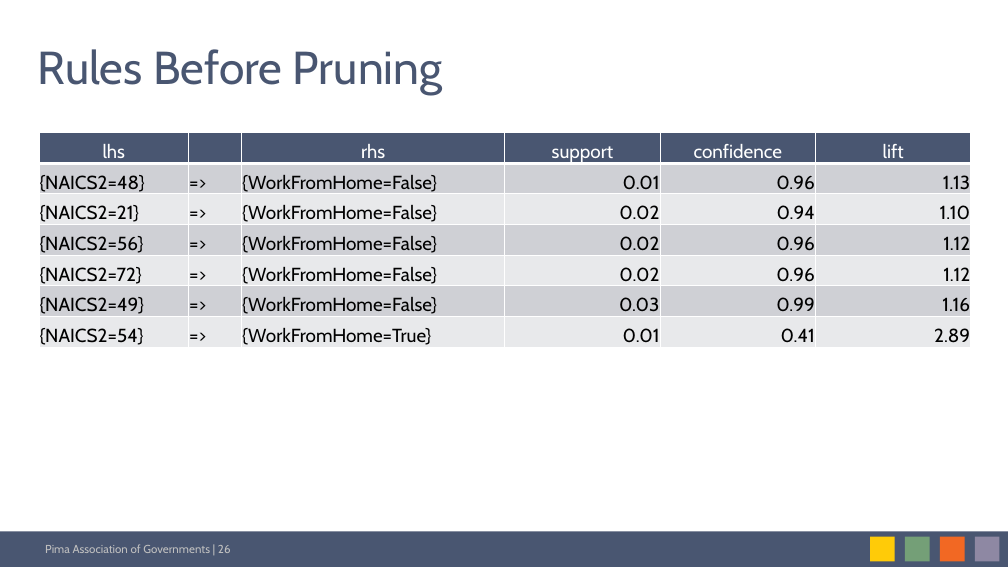
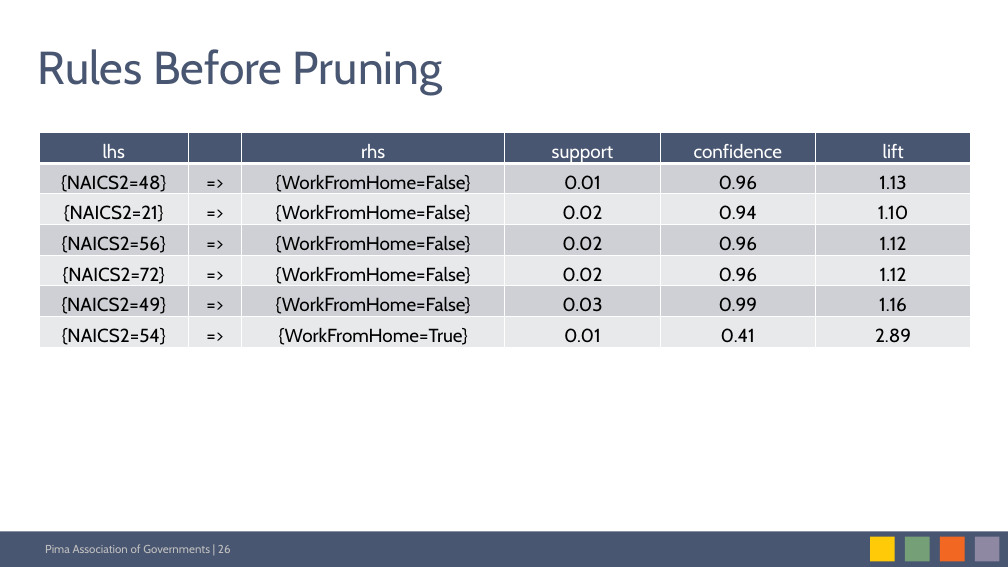
Before and after one commit to xiaolimodel/INFO523FinalProject, a slide deck: slide 26 of Xiao Li INFO 523 Final Project.pptx. Drawn at 1008x567 pixels with LibreOffice and Linux fonts; fonts in the diff are those of the drawing. Boxes give left, top, right and bottom in pixels: in the first picture for what was removed or moved away, otherwise in the second. Text is boxed around its words. In the diff, an @@ line names an element or a change of style, - is before the commit and + after.

Commit message:
Final Associate Rules

```diff
--- a/Xiao Li INFO 523 Final Project.pptx
+++ b/Xiao Li INFO 523 Final Project.pptx
@@ table at (39, 132, 970, 349) @@
@@ alignment left to centre @@
@@ alignment right to centre @@
```
Also in this commit, not shown: 3 other slides changed, 1 other file.
